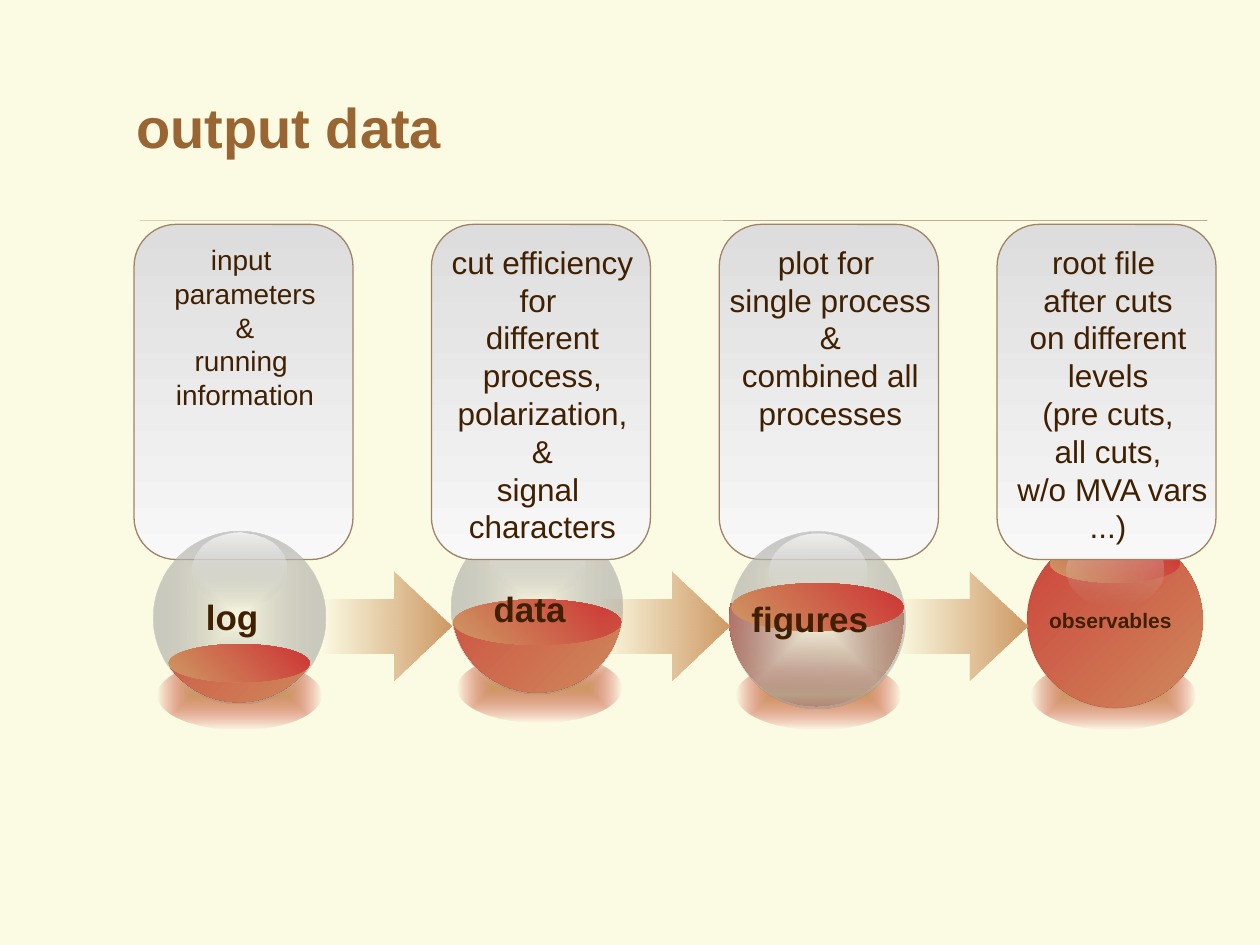
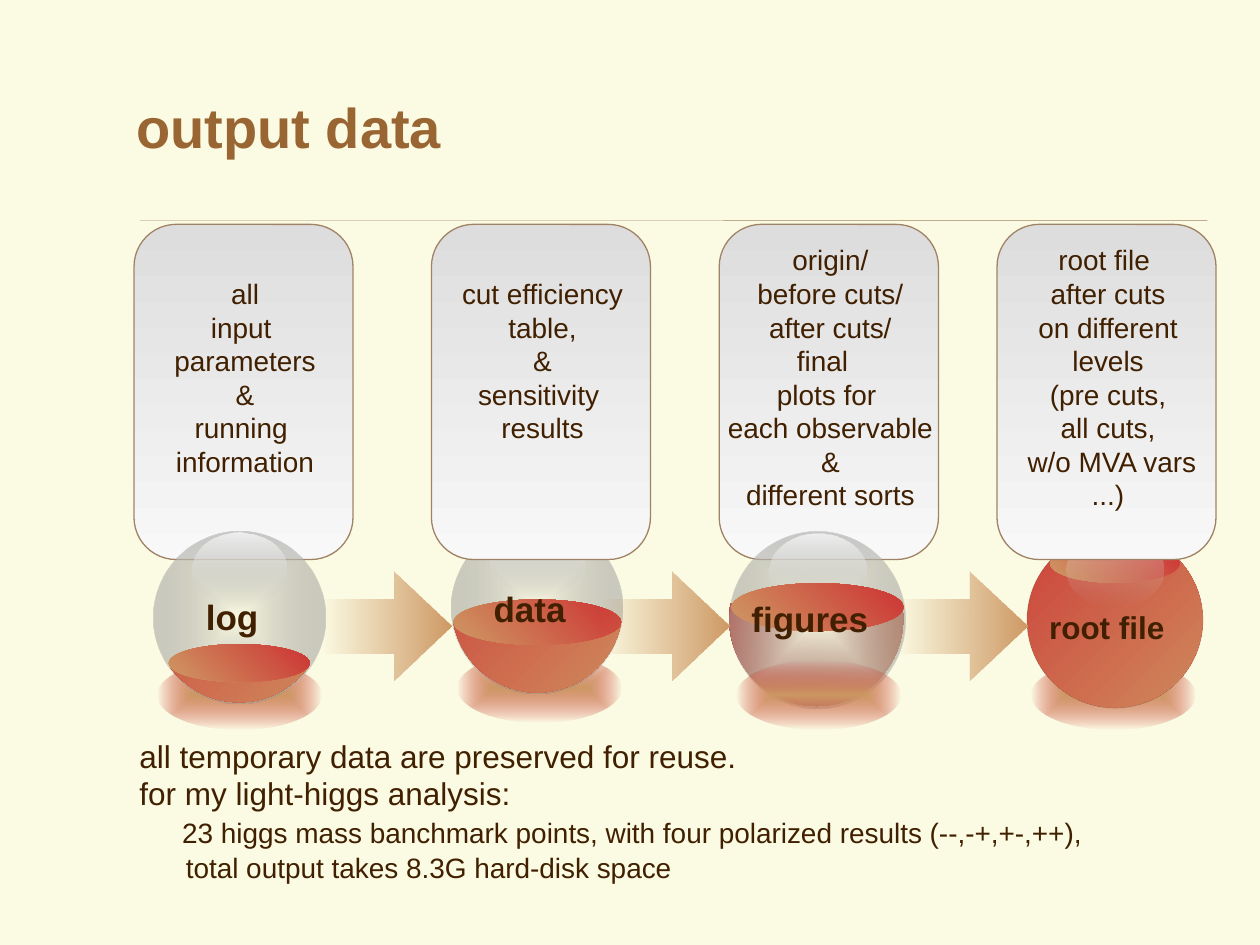
Before and after one commit to YancyW/BASDA, a slide deck: slide 15 of doc/BASDA_Introduction.pptx (slide 21 before the commit). Drawn at 1260x945 pixels with LibreOffice and Linux fonts; fonts in the diff are those of the drawing; background and template pictures are left out. Boxes give left, top, right and bottom in pixels: in the first picture for what was removed or moved away, otherwise in the second. Text is boxed around its words. In the diff, an @@ line names an element or a change of style, - is before the commit and + after.

Commit message:
after ihep test, fix some bug due to version changing

```diff
--- a/doc/BASDA_Introduction.pptx
+++ b/doc/BASDA_Introduction.pptx
@@ rounded rectangle "origin/" at <box>719,224,939,559</box>: size 18 to 16 pt in "&" @@
@@ rounded rectangle "root file" at <box>997,224,1216,559</box>: size 18 to 16 pt @@
@@ text in rounded rectangle at <box>728,249,933,439</box>: text changed; size 18 to 16 pt @@
-plot for
-single process
+origin/
+before cuts/
+after cuts/
+final
+plots for
+each observable
@@ text in rounded rectangle at <box>231,283,259,305</box>: paragraph added @@
+all
@@ text in rounded rectangle at <box>462,283,623,309</box>: size 18 to 16 pt in "cut efficiency", "&" @@
@@ text in rounded rectangle at <box>508,317,576,342</box>: text changed; size 18 to 16 pt @@
-for
-different
-process,
-polarization,
+table,
@@ text in rounded rectangle at <box>478,384,599,439</box>: text changed; size 18 to 16 pt @@
-signal
-characters
+sensitivity
+results
@@ text in rounded rectangle at <box>746,484,915,506</box>: text changed; size 18 to 16 pt @@
-combined all
-processes
+different sorts
@@ text at <box>1049,616,1164,640</box>: text changed; size 12 to 18 pt @@
-observables
+root file
@@ text added at <box>139,745,922,883</box>, 16 pt, text #402000 @@
+all temporary data are preserved for reuse.
+for my light-higgs analysis:
+23 higgs mass banchmark points, with four polarized results (--,-+,+-,++),
+total output takes 8.3G hard-disk space
```
Also in this commit, not shown: 13 other slides changed, 6 slides added, 24 slides removed, 28 other files.
